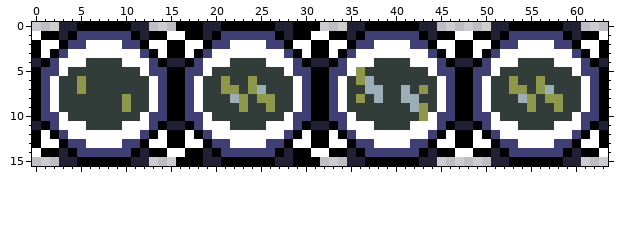
Two states of a pixel-art sprite, data/sprites/agent/agent.png. The first picture shows the starting point.
The file is 64x16 pixels.
And afterwards:
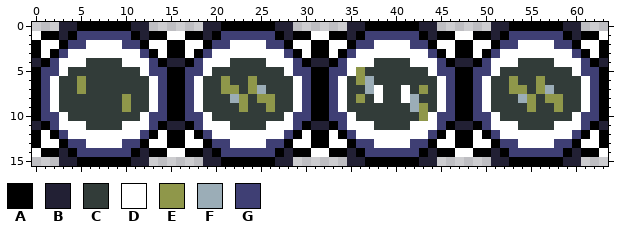
Palette (. is transparent): A #000000  B #222034  C #323c39  D #ffffff  E #8f974a  F #9badb7  G #3f3f74
The author wrote: update agent animation graphic
Change:
y 0: x 16..18 AAA -> ...; x 29..31 AAA -> ...
y 7..8: x 38 F -> D; x 41 F -> D
y 15: x 16..18 AAA -> ...; x 29..31 AAA -> ...
